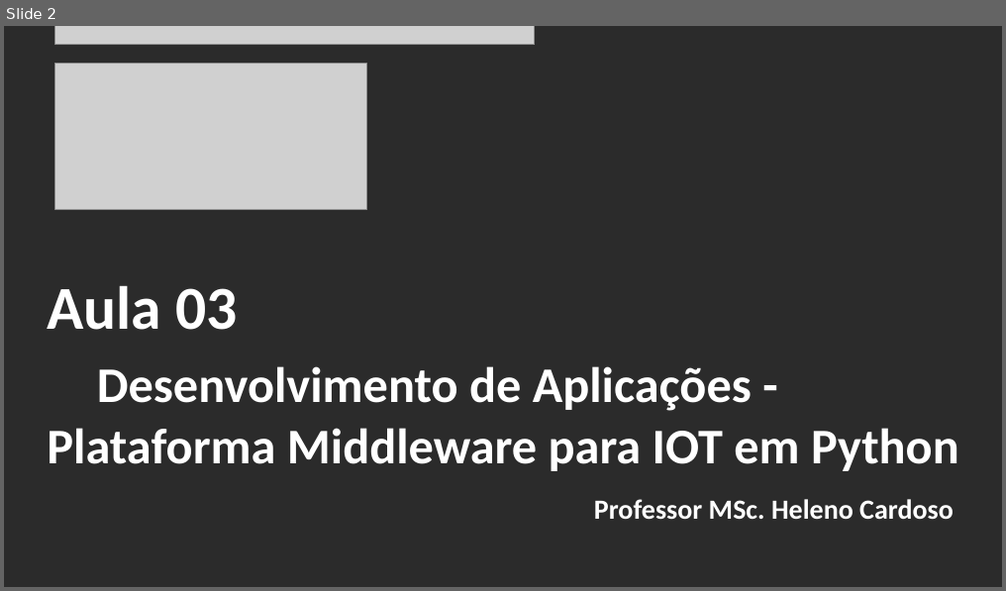
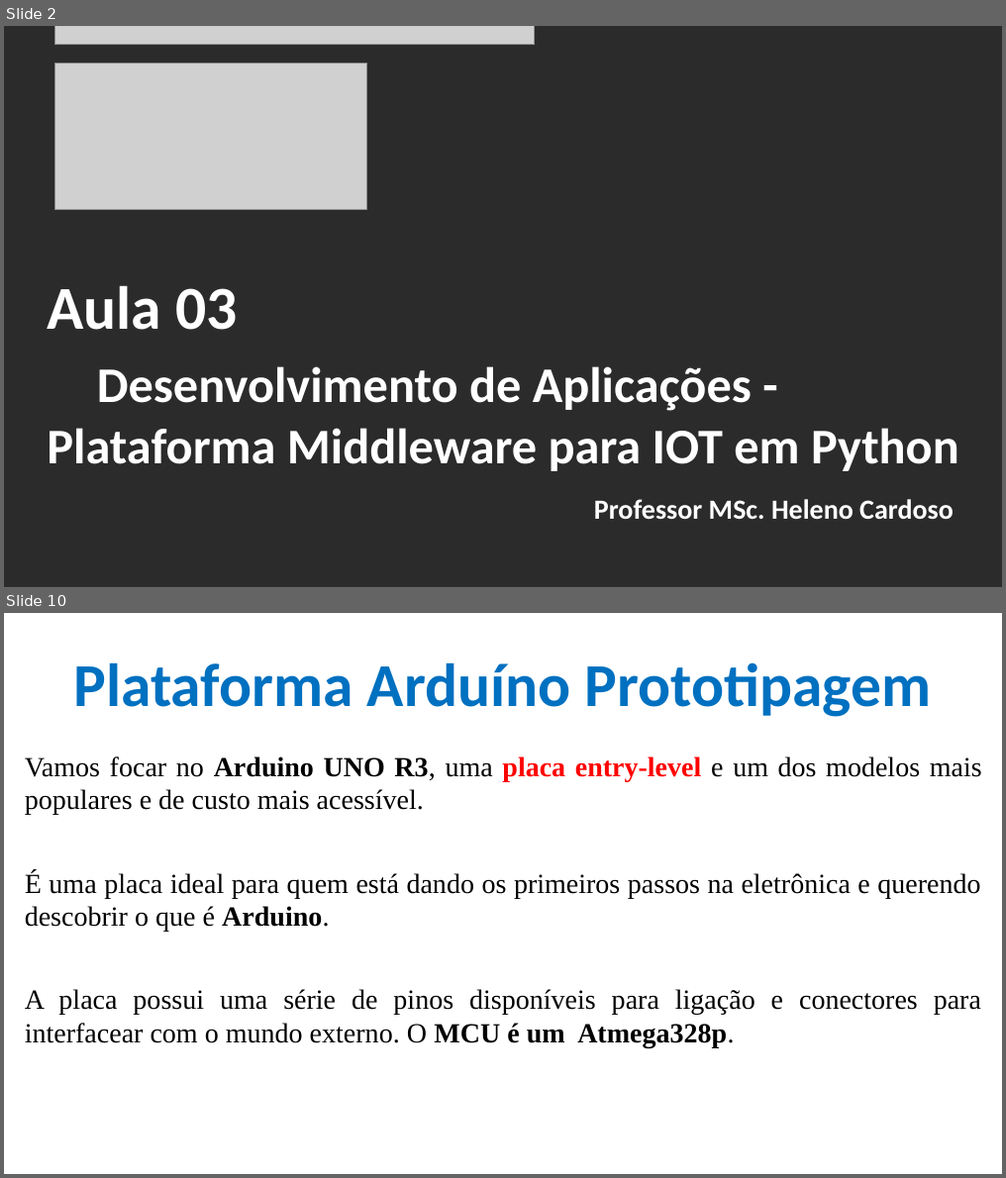
Before and after one commit to CloudEducationBrazil/WydenArea1AplicacaoCloudIndustria40Python, a slide deck: 01 Classes/Aula 03 - Aplicação Cloud Indústria 40 Python IoT Plataforma Arduino Tinkercad.pptx. Shown one above the other, each under a label of ours: slide 2 before the commit, slides 2 and 10 after it; the slides between them are not shown. The pictures are 1006x591 and 1006x1178 pixels, drawn with LibreOffice and Linux fonts; fonts in the diff are those of the drawing; grey boxes stand for pictures; background and template pictures are left out; a plain dark background stands for a picture behind light text. Boxes give left, top, right and bottom in pixels: in the first picture for what was removed or moved away, otherwise in the second. Text is boxed around its words. In the diff, an @@ line names an element or a change of style, - is before the commit and + after.

```diff
--- a/01 Classes/Aula 03 - Aplicação Cloud Indústria 40 Python IoT Plataforma Arduino Tinkercad.pptx
+++ b/01 Classes/Aula 03 - Aplicação Cloud Indústria 40 Python IoT Plataforma Arduino Tinkercad.pptx
@@ slide 10 added at (x1=4, y1=613, x2=1002, y2=1174), background picture (left out) @@
@@ title added at (x1=73, y1=663, x2=931, y2=717), 44 pt, text #0070C0, bold @@
+Plataforma Arduíno Prototipagem
@@ text added at (x1=25, y1=757, x2=982, y2=1048), 20 pt, text #000000 @@
+Vamos focar no Arduino UNO R3, uma placa entry-level e um dos modelos mais populares e de custo mais acessível.
+É uma placa ideal para quem está dando os primeiros passos na eletrônica e querendo descobrir o que é Arduino.
+A placa possui uma série de pinos disponíveis para ligação e conectores para interfacear com o mundo externo. O MCU é um Atmega328p.
```
Also in this commit, not shown: 6 slides changed, 15 other slides added, 1 other file.
